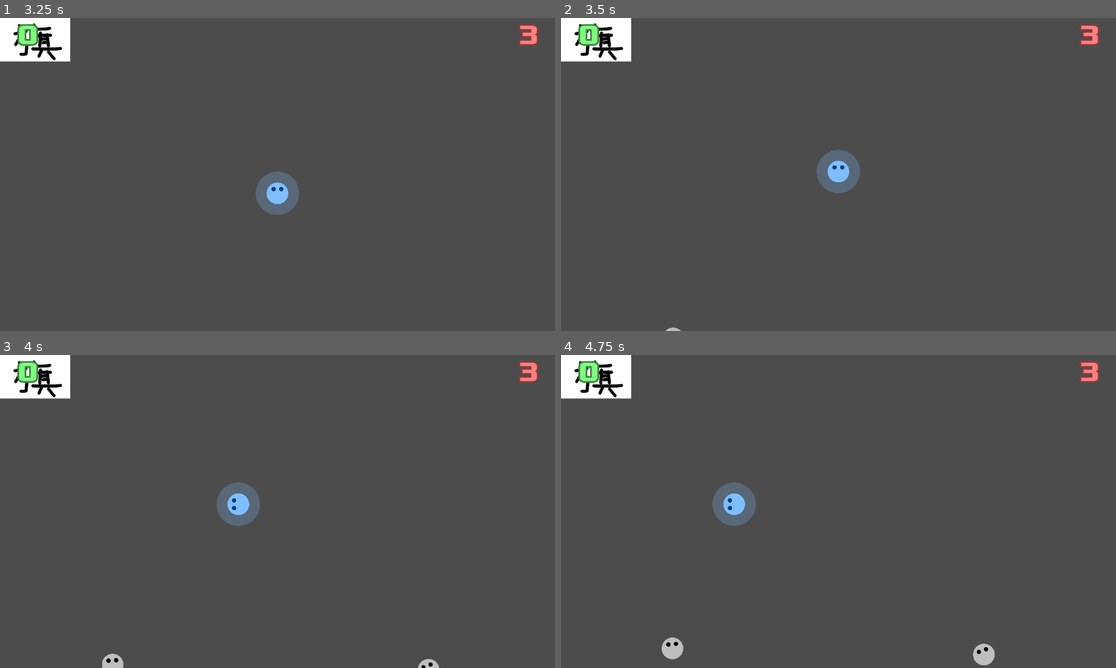
Above: before the commit, frames 1-4 (two rows, left to right).
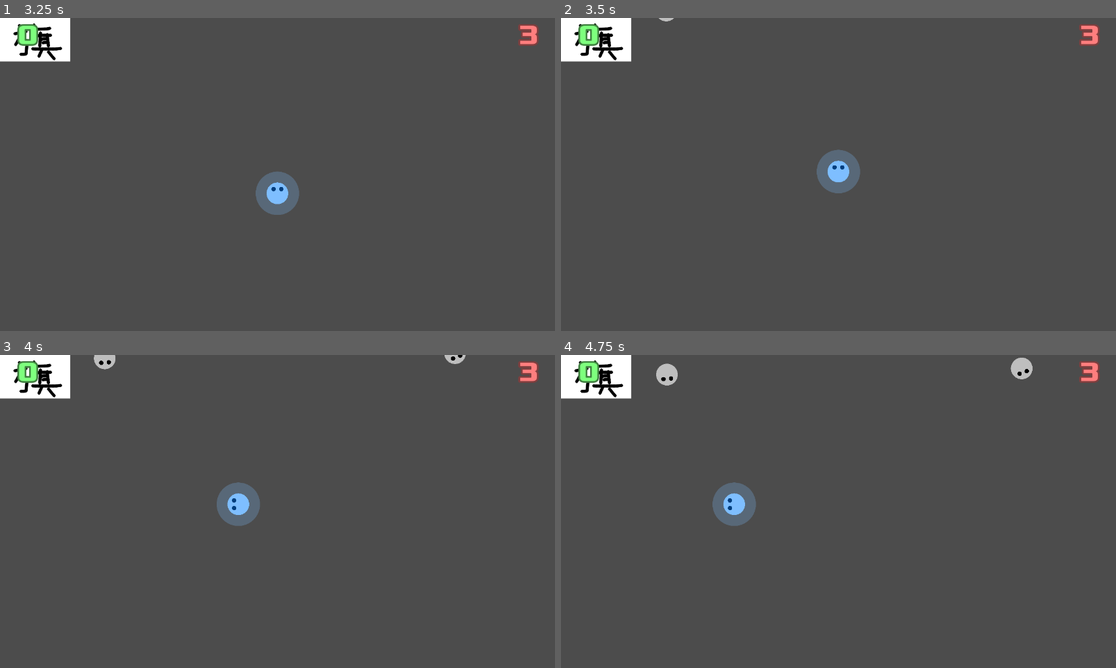
Above: after the commit, the same moments.

Repository: saimukzi/NfaoPoSim
Game: Godot game, scene res://MainScene/MainScene.tscn
The game is run twice, just before and just after one commit, with the same random seed, the same clock (stepped at 60 frames per second) and the same inputs. Sound files missing from this copy of the repository are replaced by a short silence.
Inputs:
- Up to frame 1 (3.25 s): tap Enter at 0.5 s; hold Right (game_right) 0.53-1.28 s; hold Z (game_eat) 0.53-1.28 s; hold Down (game_down) 1.28-2.03 s; tap Z (game_eat) at 1.35, 2.85 s; hold Right (game_right) 2.03-2.78 s; hold Z (game_eat) 2.03-2.78 s; hold Up (game_up) from 2.78 s (still down)
- Up to frame 2 (3.5 s): keep holding Up (game_up)
- Up to frame 3 (4 s): release Up (game_up) at 3.53 s; hold Left (game_left) from 3.53 s (still down); hold Z (game_eat) from 3.53 s (still down)
- Up to frame 4 (4.75 s): keep holding Left (game_left); release Z (game_eat) at 4.28 s; tap Z (game_eat) at 4.35 s

Frame 1 is identical in both runs. In frame 2, less than 0.1% of the frame differs, in the area x 17-22%, y 0-100%; in frame 3, 0.5%; in frame 4, 0.9%, in the area x 17-85%, y 0-100%.

Commit message:
change mob appear direction

Diff:
--- a/DemoStage/DemoMob.gd
+++ b/DemoStage/DemoMob.gd
@@ -31,7 +31,7 @@
 	func _physics_process(delta):
 		while delta > 0:
 			if rotate_timeout <= 0:
-				me.rotation = rand_range(PI*4/3,PI*5/3)
+				me.rotation = rand_range(PI*1/3,PI*2/3)
 				rotate_timeout += rand_range(1,2)
 			var process_time = min(delta, rotate_timeout)
 			if process_time > 0:
--- a/DemoStage/DemoStage.tscn
+++ b/DemoStage/DemoStage.tscn
@@ -9,7 +9,7 @@
 
 [sub_resource type="Curve2D" id=1]
 _data = {
-"points": PoolVector2Array( 0, 0, 0, 0, 161, 800, 0, 0, 0, 0, 1200, 800 )
+"points": PoolVector2Array( 0, 0, 0, 0, 161, -80, 0, 0, 0, 0, 1200, -80 )
 }
 
 [sub_resource type="DynamicFont" id=2]
@@ -36,7 +36,7 @@
 curve = SubResource( 1 )
 
 [node name="PathFollow2D" type="PathFollow2D" parent="Game/Map/MobSpawner/Path2D"]
-position = Vector2( 161, 800 )
+position = Vector2( 161, -80 )
 
 [node name="FlagBase" parent="Game/Map" index="2" instance=ExtResource( 4 )]
 position = Vector2( 81, 360 )
